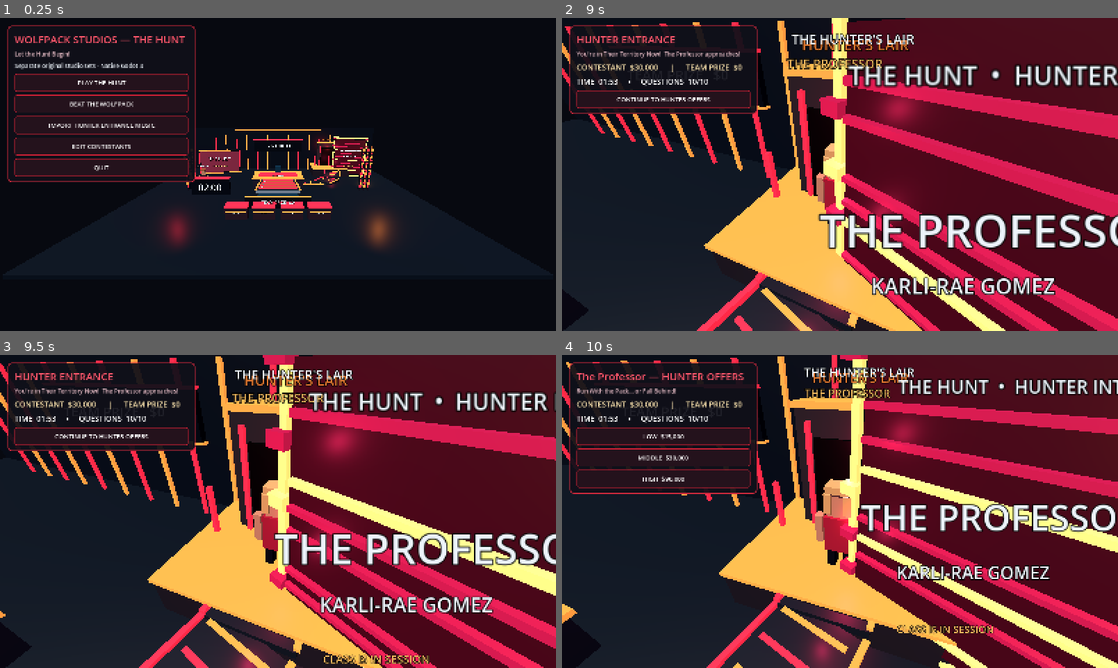
Above: before the commit, frames 1-4 (two rows, left to right).
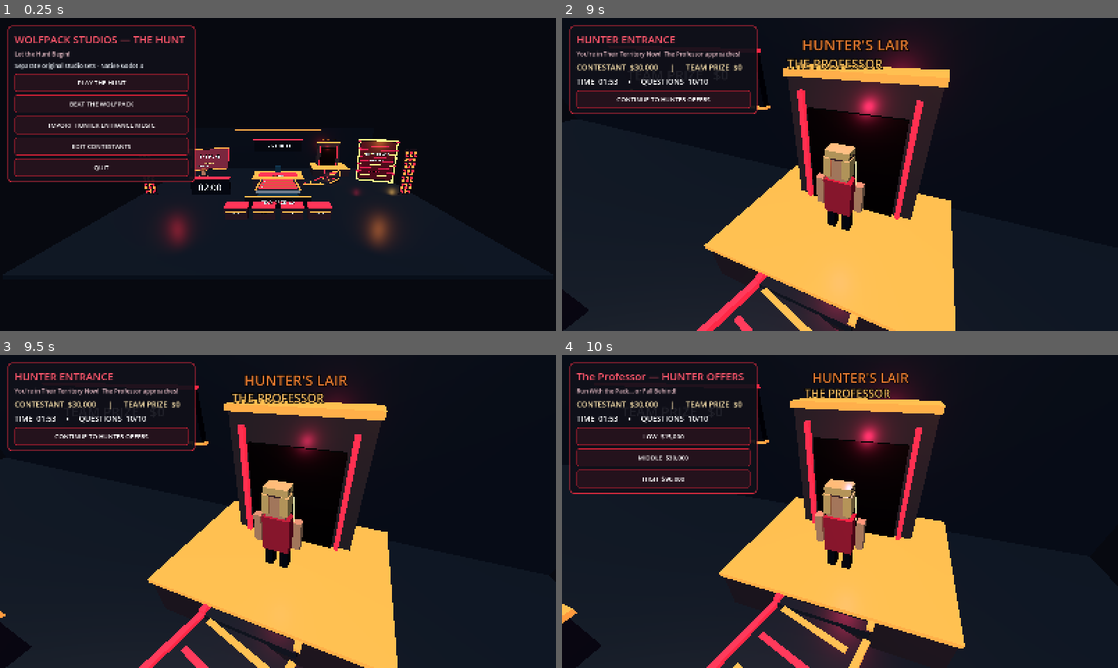
Above: after the commit, the same moments.

Repository: Becksploder2/The-Hunt
Game: Godot game, scene res://main.tscn
Same seed, same stepped clock (60 frames per second), same inputs: the game is played once before the commit and once after it.
Inputs:
- Up to frame 1 (0.25 s): no input
- Up to frame 2 (9 s): click "PLAY THE HUNT" at 0.5 s; click "START CASH BUILDER" at 1.25 s; click "Ottawa" at 2 s; click "Jupiter" at 2.75 s; click "Five" at 3.5 s; click "Gold" at 4.25 s; click "86" at 5 s; click "Indian" at 5.75 s; click "11" at 6.5 s; click "Raphael" at 7.25 s; click "Japan" at 8 s; click "Central Power Unit" at 8.75 s
- Up to frame 3 (9.5 s): no input
- Up to frame 4 (10 s): click "CONTINUE TO HUNTER OFFERS" at 9.5 s

The runs differ from the first frame. In frame 1, 2.3% of the frame differs, in the area x 26-75%, y 37-57%; in frame 2, 50%, in the area x 0-100%, y 0-100%; in frame 3, 49%; in frame 4, 46%.

Commit message:
Move Hunter display to true outside stage wing, separate Arianna backdrop and remove duplicated rear LED clutter

Diff:
--- a/godot/main.gd
+++ b/godot/main.gd
@@ -462,20 +462,20 @@
  # Keep the center and the bridge completely unobstructed.
  for side in [-1.0,1.0]:
   for column in range(3):
-   var x:float=side*(10.65+float(column)*0.52)
-   var base:=_box(studio,Vector3(0.20,5.7,0.23),Vector3(x,2.85,-2.8),Color("#1d1926"))
+   var x:float=side*(15.0+float(column)*0.47)
+   var base:=_box(studio,Vector3(0.20,5.7,0.23),Vector3(x,2.85,-1.0),Color("#1d1926"))
    base.name="UKSideLEDColumn"
    for j in range(12):
     var y:float=0.52+float(j)*0.43
-    var segment:=_box(studio,Vector3(0.14,0.28,0.30),Vector3(x,y,-2.55),RED if (j+column)%2==0 else ORANGE,true)
+    var segment:=_box(studio,Vector3(0.14,0.28,0.30),Vector3(x,y,-0.72),RED if (j+column)%2==0 else ORANGE,true)
     uk_led_banks.append(segment)
 
 func _build_host_rear_screen() -> void:
  # Dedicated broadcast panel behind Arianna rather than behind the chase desk.
  host_rear_screen=Node3D.new()
  host_rear_screen.name="AriannaBackdropScreen"
- host_rear_screen.position=Vector3(-8.15,0,-5.8)
- host_rear_screen.rotation_degrees.y=12.0
+ host_rear_screen.position=Vector3(-10.15,0,-7.65)
+ host_rear_screen.rotation_degrees.y=18.0
  studio.add_child(host_rear_screen)
  _box(host_rear_screen,Vector3(5.55,3.3,0.32),Vector3(0,3.1,-0.12),Color("#13131c"))
  _box(host_rear_screen,Vector3(5.18,2.9,0.12),Vector3(0,3.12,0.15),Color("#541b2a"),true)
@@ -490,8 +490,8 @@
  # Stage-left of the elevated cave, angled toward the main camera.
  hunter_tron=Node3D.new()
  hunter_tron.name="HunterTitantronRoot"
- hunter_tron.position=Vector3(11.2,0,-9.45)
- hunter_tron.rotation_degrees.y=-23.0
+ hunter_tron.position=Vector3(14.1,0,-6.3)
+ hunter_tron.rotation_degrees.y=-20.0
  studio.add_child(hunter_tron)
  # Flat framed LED display, not an assortment of hovering title bars.
  _box(hunter_tron,Vector3(4.9,5.95,0.50),Vector3(0,3.1,-0.15),DARK)
@@ -510,7 +510,7 @@
  _text(hunter_tron,"THE HUNT  •  HUNTER INTRODUCTION",Vector3(0,5.5,0.45),39,0.004,WHITE)
  for i in range(4):
   var side:=OmniLight3D.new()
-  side.position=Vector3(11.2 + (-2.6 if i%2==0 else 2.6),1.9+float(i/2)*2.65,-8.8)
+  side.position=Vector3(14.1 + (-2.6 if i%2==0 else 2.6),1.9+float(i/2)*2.65,-5.7)
   side.light_color=RED
   side.light_energy=1.4
   side.omni_range=6.0
@@ -596,13 +596,12 @@
  _box(studio,Vector3(5.8,1.25,4.25),Vector3(8.55,0.44,-11.3),Color("#28212b"))
  _box(studio,Vector3(5.9,0.13,4.35),Vector3(8.55,1.13,-11.3),ORANGE,true)
  _arch(studio,8.55,-12.6)
- _text(studio,"THE HUNTER'S LAIR",Vector3(8.55,5.65,-11.8),51,0.005,WHITE)
+ # Cave identity is shown on the dedicated Hunter screen.
  for i in range(entrance_waypoints.size()-2):
   _bridge_segment(entrance_waypoints[i],entrance_waypoints[i+1],i)
  # Final approach is a floor-level pathway ending directly at the Hunter seat.
  _bridge_segment(entrance_waypoints[entrance_waypoints.size()-2],entrance_waypoints.back(),4)
- for x in [6.2,8.55,10.9]:
-  _box(studio,Vector3(0.13,1.6,0.17),Vector3(x,2.1,-11.4),RED,true)
+ # Bridge edge lighting supplies the entrance path; omit extra cave poles.
 
 func _build_hunt_table() -> void:
  # Chase-style show geometry adapted for The Hunt: long, narrow, seven-zone
@@ -647,11 +646,8 @@
  _box(studio,Vector3(3.75,1.7,0.18),Vector3(-6.5,2.75,4.15),DARK)
  _box(studio,Vector3(3.84,0.12,0.22),Vector3(-6.5,3.64,4.15),RED,true)
  stage_clock=_text(studio,"02:00",Vector3(-6.5,2.75,4.35),111,0.0079,WHITE)
- # Separate rear and side LED geometry mirroring the Chase studio's depth.
- for i in range(13):
-  var x:float=(float(i)-6.0)*1.82
-  _box(studio,Vector3(0.16,6.2,0.16),Vector3(x,3.0,-13.84),RED if i%2==0 else ORANGE,true)
- # Keep the side wings open; LED columns are built separately.
+ # The table has one readable prize fascia; the host has a separate backdrop.
+ # Do not add a second field of LEDs across the rear of the set.
 
 func _seat(position: Vector3) -> void:
  _box(studio,Vector3(0.95,0.23,0.92),position+Vector3(0,0.68,0),DARK)
